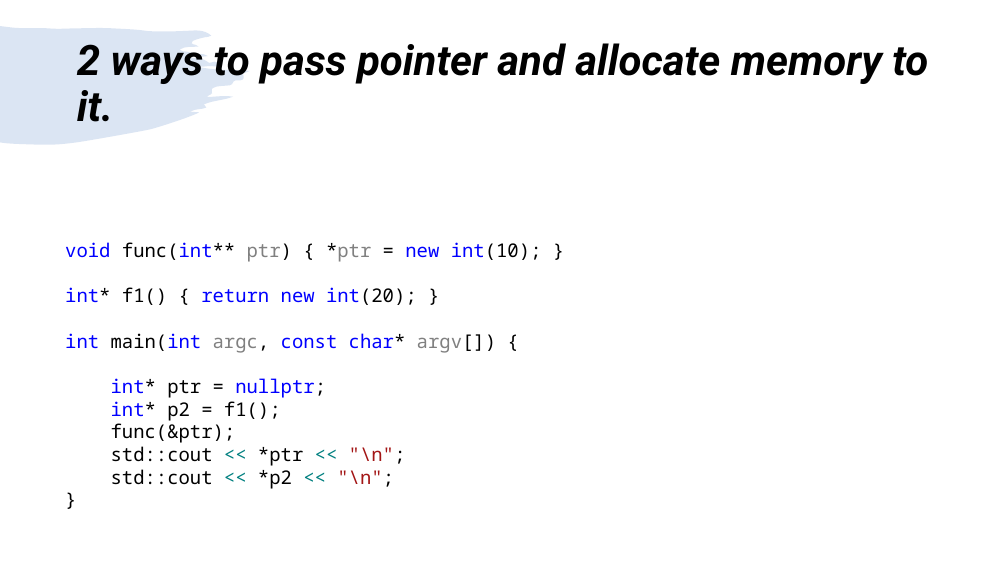
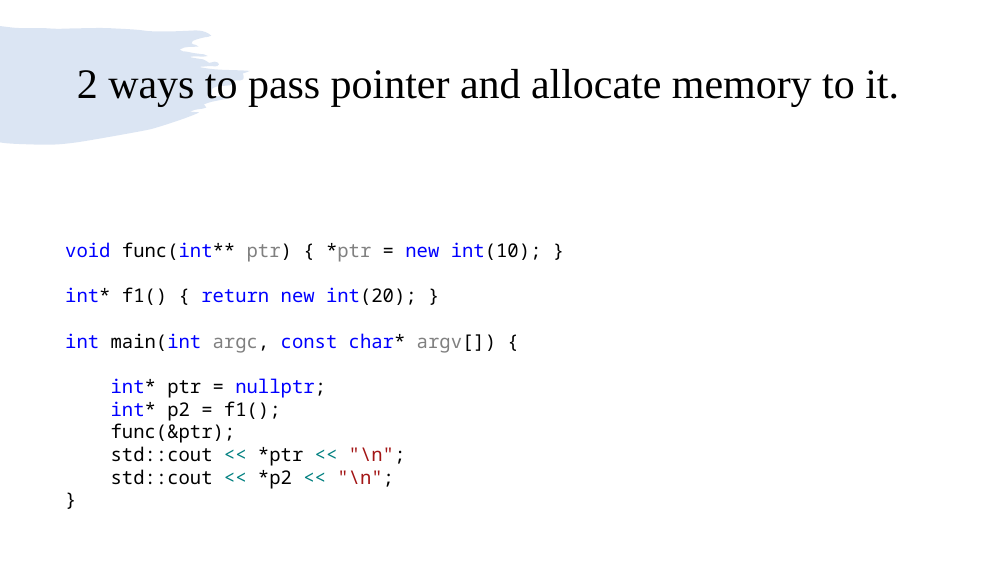
Before and after one commit to girishlande/CPlusPlus, a slide deck: slide 11 of learnings.pptx. Drawn at 1008x567 pixels with LibreOffice and Linux fonts; fonts in the diff are those of the drawing. Boxes give left, top, right and bottom in pixels: in the first picture for what was removed or moved away, otherwise in the second. Text is boxed around its words. In the diff, an @@ line names an element or a change of style, - is before the commit and + after.

```diff
--- a/learnings.pptx
+++ b/learnings.pptx
@@ title "2 ways to pass pointer ..." at [77, 69, 899, 106]: font Roboto to Times New Roman, bold off, italic off @@
```
Also in this commit, not shown: 12 other slides changed, 1 other file.
